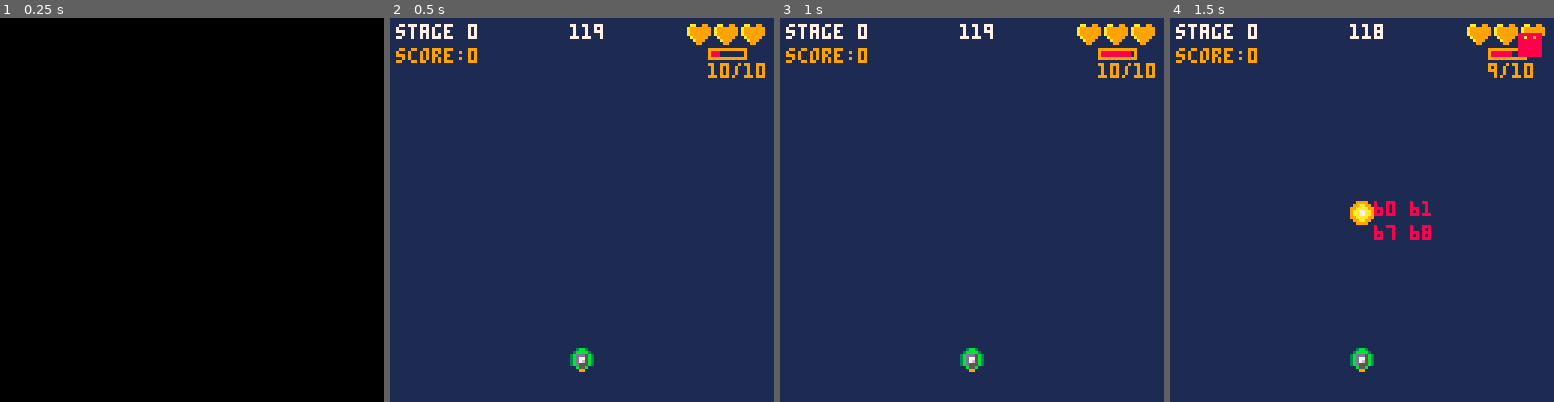
Above: before the commit, frames 1-4 (left to right).
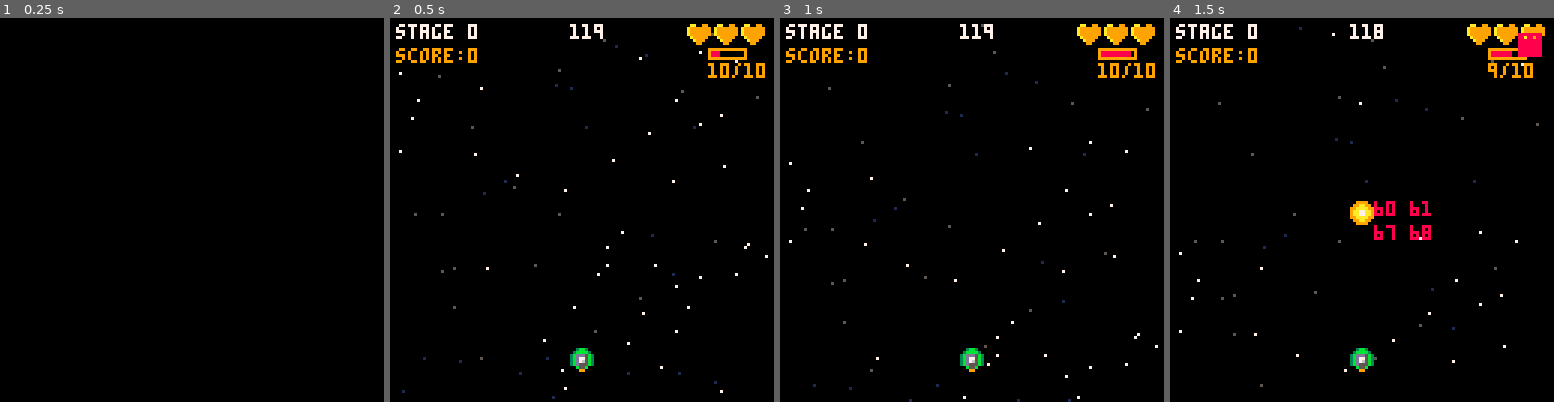
Above: after the commit, the same moments.

Repository: eSuardOdin/my_pico-8_games
Game: PICO-8 cartridge shmup/smgu.p8
Same seed, same stepped clock (60 frames per second), same inputs: the game is played once before the commit and once after it.
Inputs:
- Up to frame 1 (0.25 s): no input
- Up to frame 2 (0.5 s): tap X (X key) at 0.33 s
- Up to frame 3 (1 s): no input
- Up to frame 4 (1.5 s): tap X (X key) at 1.07 s

Frame 1 is identical in both runs. In frame 2, 97% of the frame differs, in the area x 0-100%, y 0-100%; in frame 3, 97%; in frame 4, 96%.

Commit message:
stars dsesmor

Diff:
--- a/shmup/smgu.p8
+++ b/shmup/smgu.p8
@@ -46,6 +46,7 @@
 	upd_player()
 	upd_stage()
 	upd_enemies()
+	upd_stars()
 end
 
 --update player state and actions--
@@ -254,6 +255,24 @@
 	return _e
 end
 
+--update stars--
+function upd_stars()
+	if#stars<150then
+		gen_stars(true)
+	end
+	if#stars!=0then
+	--move or del
+		for st in all(stars)do
+			st.y+=st.spd
+			if(st.y>129)then
+				del(stars,st)
+			end
+		end
+	end
+end
+
+
+
 
 --update game over--
 function upd_over()
@@ -279,8 +298,9 @@
 
 --draw game--
 function drw_game()
-	cls(1)
+	cls(0)
 	--print(#e_table,64,64,7)
+	drw_stars()
 	drw_player()
 	drw_gui()
 	drw_enemies()
@@ -351,6 +371,15 @@
 end
 
 
+--draw stars--
+function drw_stars()
+	if(#stars!=0)then
+		for st in all(stars)do
+			circ(st.x,st.y,0,st.col)
+		end
+	end
+end
+
 --draw gameover--
 function drw_over()
 	cls(2)
@@ -366,6 +395,10 @@
 function set_game()
 --global--
 	stage=0
+	stars={}
+	while#stars<80do
+		gen_stars(false)
+	end
 	--time_left=90--120sec *30 frames
  time_left=3600
 --player variables--
@@ -401,28 +434,8 @@
 	e_table={}
 	e_blt={}
 
---global--
-	hits={} --x,y,pixs{x,y},anim_value
-
-
-
 --debug pointer to func--
 	_drw_dbg=nil
---[[enemy types--
-	e_stats={
-		x=0,
-		y=0,
-		spd=0,
-		sprite=0,
-		rate=0,
-		init_rate=0,
-		hbox={
-			x1=0,
-			x2=0,
-			y1=0,
-			y2=0,
-		}
-	}--]]
 end
 -->8
 --helper functions
@@ -453,6 +466,35 @@
 
 function print_dbg(txt)
 	print(txt,15,115,15)
+end
+
+function gen_stars(out)
+	local _type = rnd(10)
+	if out then
+		_y=0-rnd(128)
+	else
+		_y=rnd(128)
+	end
+	_s=
+	{
+		y=_y,
+		x=rnd(128),
+		spd=0,
+		col=0,
+	}
+	if _type>5then
+		_spd=2
+		_col=7
+	elseif _type>3then
+		_spd=0.6
+		_col=1
+	else
+		_spd=0.3
+		_col=5
+	end
+	_s.spd=_spd
+	_s.col=_col
+	add(stars,_s)
 end
 __gfx__
 00000000003b3000003bb3000003b300000000000000000000000000000000000000000000000000000000000000000000000000000000000000000088888888
